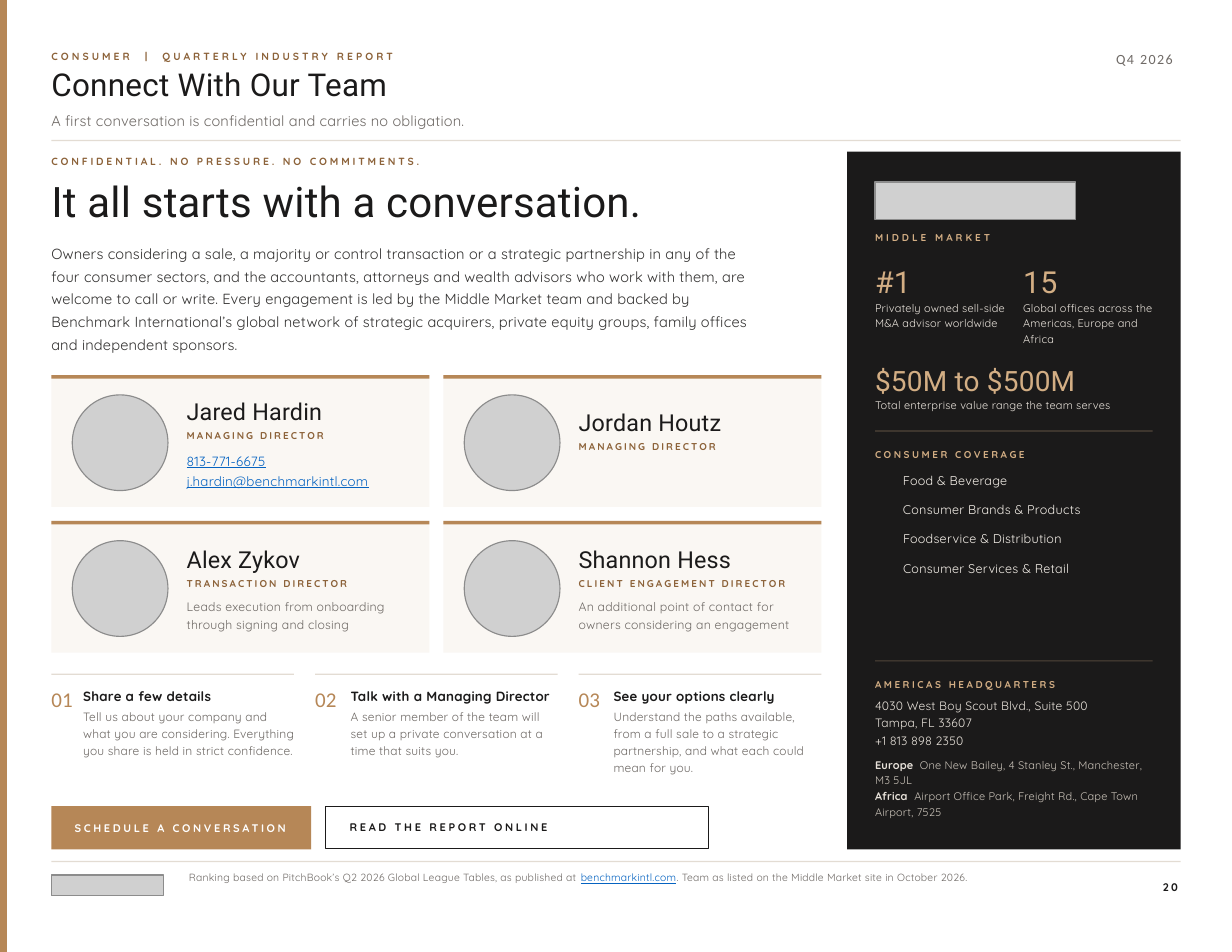
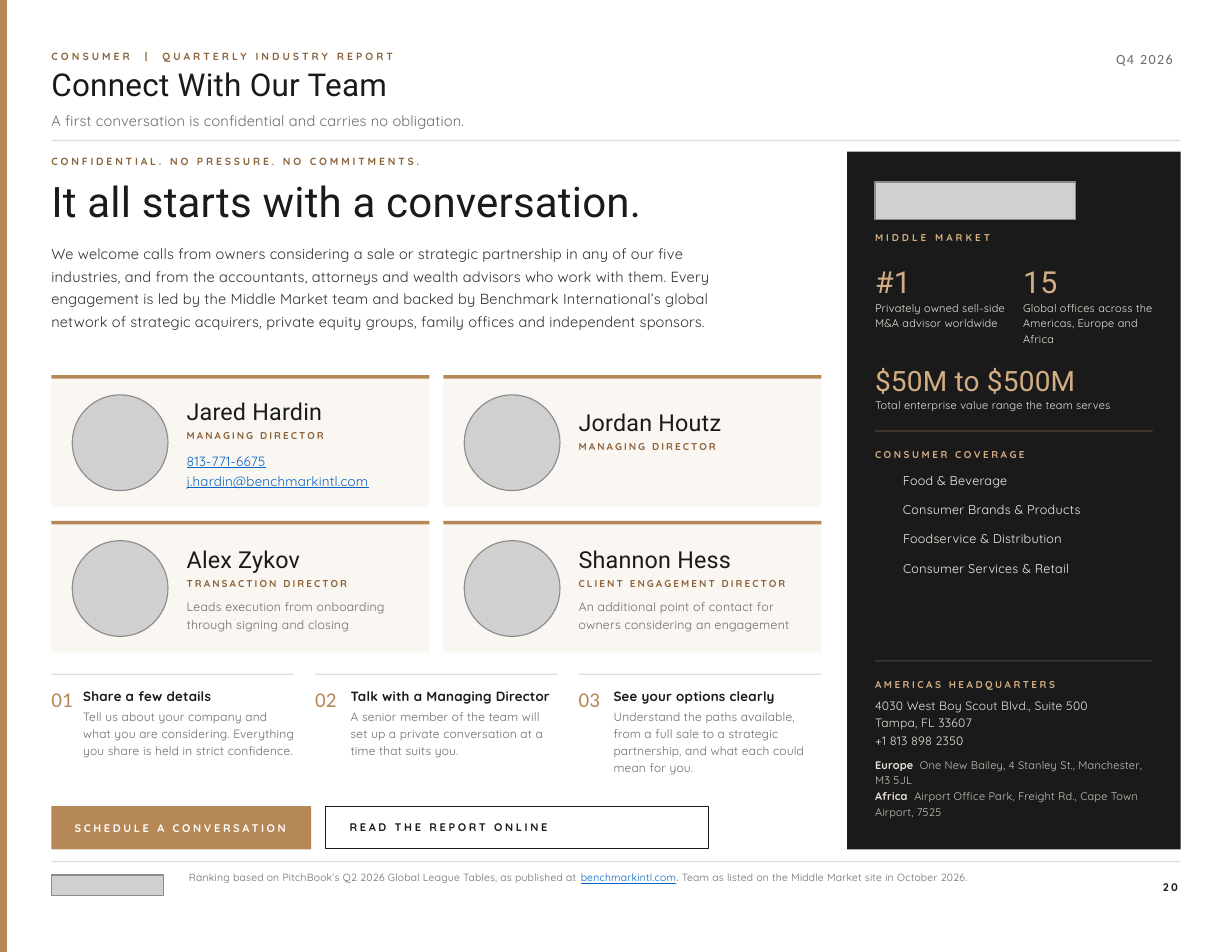
Before and after one commit to jp-hardin/about, a slide deck: slide 20 of mid-market-practice/_build/reports/consumer-q4-2026/brief.pptx. Drawn at 1232x952 pixels with LibreOffice and Linux fonts; fonts in the diff are those of the drawing; grey boxes stand for pictures; background and template pictures are left out. Boxes give left, top, right and bottom in pixels: in the first picture for what was removed or moved away, otherwise in the second. Text is boxed around its words. In the diff, an @@ line names an element or a change of style, - is before the commit and + after.

```diff
--- a/mid-market-practice/_build/reports/consumer-q4-2026/brief.pptx
+++ b/mid-market-practice/_build/reports/consumer-q4-2026/brief.pptx
@@ text at <box>51,248,710,330</box>: text changed @@
-Owners considering a sale, a majority or control transaction or a strategic partnership in any of the four consumer sectors, and the accountants, attorneys and wealth advisors who work with them, are welcome to call or write. Every engagement is led by the Middle Market team and backed by Benchmark International’s global network of strategic acquirers, private equity groups, family offices and independent sponsors.
+We welcome calls from owners considering a sale or strategic partnership in any of our five industries, and from the accountants, attorneys and wealth advisors who work with them. Every engagement is led by the Middle Market team and backed by Benchmark International’s global network of strategic acquirers, private equity groups, family offices and independent sponsors.
```
Also in this commit, not shown: 1 other slide changed, 31 other files.
